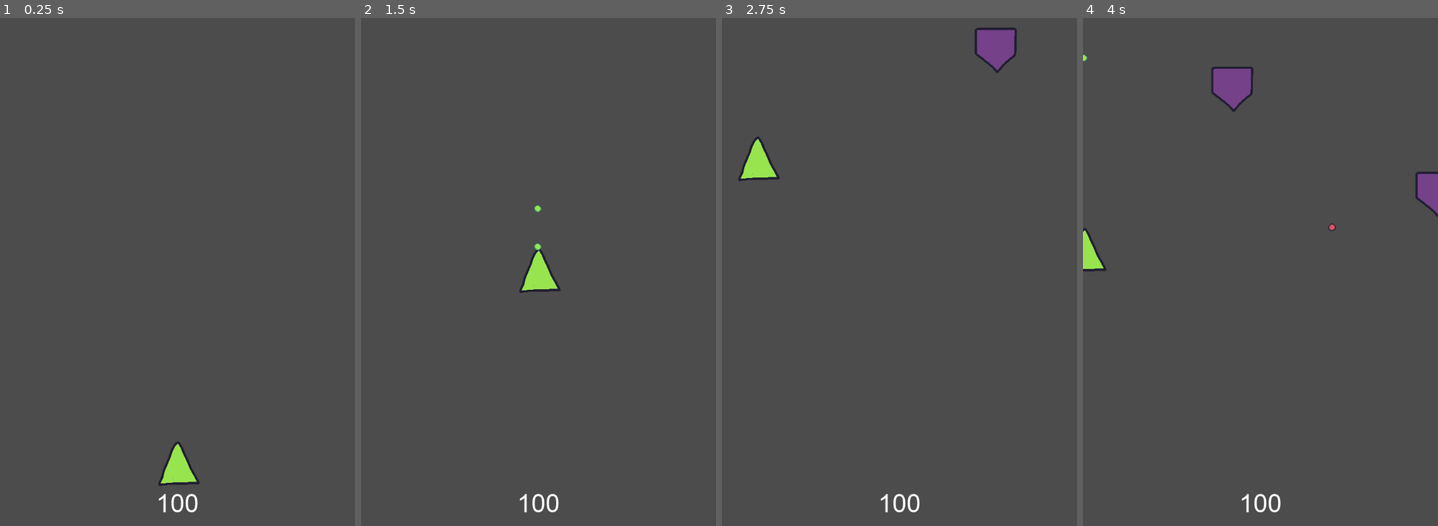
Above: before the commit, frames 1-4 (left to right).
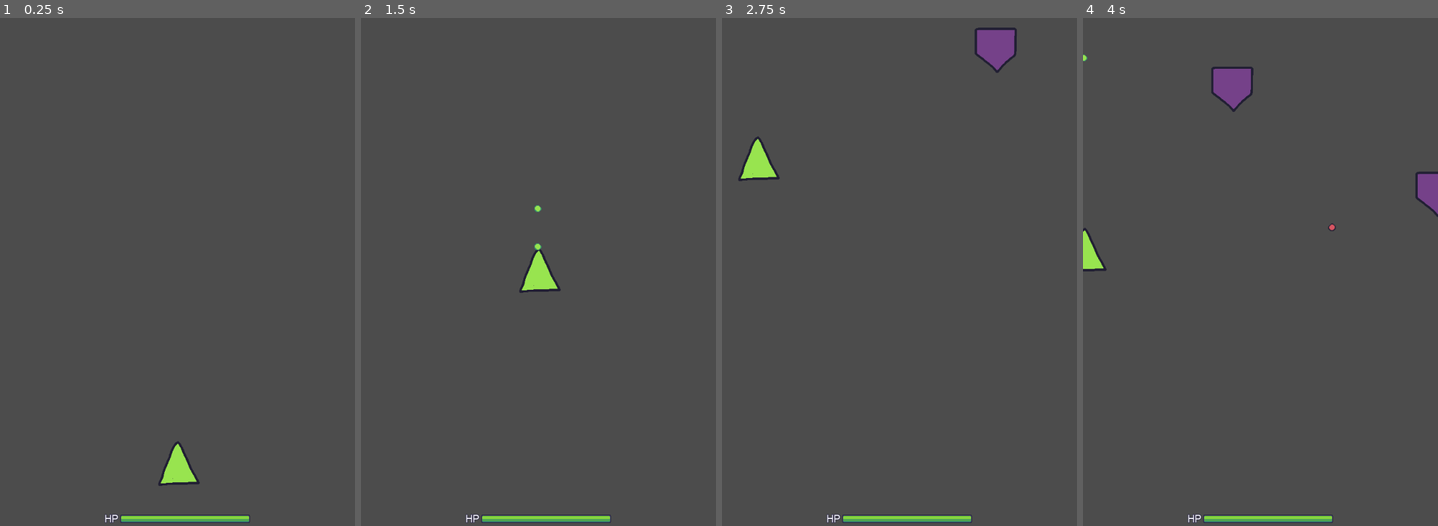
Above: after the commit, the same moments.

Repository: limelier/college-game-design-project
Game: Godot game, scene res://scenes/Main.tscn
Two runs of this game, one before a commit and one after it. Both use one fixed random seed, a clock stepped at 60 frames per second and the inputs below.
Inputs:
- Up to frame 1 (0.25 s): no input
- Up to frame 2 (1.5 s): tap Enter at 0.5 s; hold Up (ui_up) from 0.53 s (still down); tap Z (fire) at 0.6, 1.35 s
- Up to frame 3 (2.75 s): release Up (ui_up) at 2.03 s; hold Left (ui_left) from 2.03 s (still down); tap Z (fire) at 2.1 s
- Up to frame 4 (4 s): tap Z (fire) at 2.85, 3.6 s; release Left (ui_left) at 3.53 s; hold Down (ui_down) from 3.53 s (still down)

The runs differ from the first frame. In frame 1, 0.8% of the frame differs, in the area x 29-71%, y 93-100%; in frame 2, 0.8%; in frame 3, 0.8%; in frame 4, 0.8%.

Commit message:
add health bar

Diff:
--- /dev/null
+++ b/godot-project/scenes/HUD.gd
@@ -0,0 +1,11 @@
+extends MarginContainer
+
+
+
+# Called when the node enters the scene tree for the first time.
+func _ready():
+	pass # Replace with function body.
+
+
+func _on_Player_health_updated(value):
+	$HBoxContainer/HealthContainer/HealthBar.value = value
--- /dev/null
+++ b/godot-project/scenes/HUD.tscn
@@ -0,0 +1,56 @@
+[gd_scene load_steps=6 format=2]
+
+[ext_resource path="res://resources/sprites/health_bar_mid.png" type="Texture" id=1]
+[ext_resource path="res://resources/sprites/health_bar_bg.png" type="Texture" id=2]
+[ext_resource path="res://resources/arial.ttf" type="DynamicFontData" id=3]
+[ext_resource path="res://scenes/HUD.gd" type="Script" id=4]
+
+[sub_resource type="DynamicFont" id=1]
+size = 20
+outline_size = 1
+outline_color = Color( 0.133333, 0.113725, 0.266667, 1 )
+font_data = ExtResource( 3 )
+
+[node name="HUD" type="MarginContainer"]
+anchor_top = 1.0
+anchor_right = 1.0
+anchor_bottom = 1.0
+margin_top = -36.0
+custom_constants/margin_right = 10
+custom_constants/margin_top = 10
+custom_constants/margin_left = 10
+custom_constants/margin_bottom = 10
+script = ExtResource( 4 )
+__meta__ = {
+"_edit_use_anchors_": false
+}
+
+[node name="HBoxContainer" type="HBoxContainer" parent="."]
+margin_left = 10.0
+margin_top = 10.0
+margin_right = 690.0
+margin_bottom = 34.0
+size_flags_vertical = 0
+alignment = 1
+
+[node name="HealthLabel" type="Label" parent="HBoxContainer"]
+margin_left = 196.0
+margin_right = 223.0
+margin_bottom = 24.0
+custom_fonts/font = SubResource( 1 )
+text = "HP"
+
+[node name="HealthContainer" type="CenterContainer" parent="HBoxContainer"]
+margin_left = 227.0
+margin_right = 483.0
+margin_bottom = 24.0
+size_flags_vertical = 3
+
+[node name="HealthBar" type="TextureProgress" parent="HBoxContainer/HealthContainer"]
+margin_top = 4.0
+margin_right = 256.0
+margin_bottom = 20.0
+size_flags_stretch_ratio = 0.0
+value = 100.0
+texture_under = ExtResource( 2 )
+texture_progress = ExtResource( 1 )
--- a/godot-project/scenes/Main.tscn
+++ b/godot-project/scenes/Main.tscn
@@ -1,18 +1,14 @@
-[gd_scene load_steps=7 format=2]
+[gd_scene load_steps=6 format=2]
 
 [ext_resource path="res://scenes/Player.tscn" type="PackedScene" id=1]
 [ext_resource path="res://scripts/Main.gd" type="Script" id=2]
 [ext_resource path="res://scenes/Enemy.tscn" type="PackedScene" id=3]
-[ext_resource path="res://resources/arial.ttf" type="DynamicFontData" id=4]
+[ext_resource path="res://scenes/HUD.tscn" type="PackedScene" id=4]
 
 [sub_resource type="Curve2D" id=1]
 _data = {
 "points": PoolVector2Array( 0, 0, 0, 0, -1.0592, 541.131, 0, 0, 0, 0, 2.11554, 1.41453, 0, 0, 0, 0, 698.985, 6.17673, 0, 0, 0, 0, 695.81, 534.781, 0, 0, 0, 0, 694.222, 534.781 )
 }
-
-[sub_resource type="DynamicFont" id=2]
-size = 50
-font_data = ExtResource( 4 )
 
 [node name="Main" type="Node"]
 script = ExtResource( 2 )
@@ -32,20 +28,10 @@
 wait_time = 2.0
 autostart = true
 
-[node name="Health" type="Label" parent="."]
-anchor_left = 0.5
-anchor_top = 1.0
-anchor_right = 0.5
-anchor_bottom = 1.0
-margin_left = -42.0
-margin_top = -72.7145
-margin_right = 42.0
-margin_bottom = -15.7145
-custom_fonts/font = SubResource( 2 )
-text = "100"
-align = 1
-__meta__ = {
-"_edit_use_anchors_": false
-}
-[connection signal="health_updated" from="Player" to="." method="_on_Player_health_updated"]
+[node name="CanvasLayer" type="CanvasLayer" parent="."]
+layer = 128
+
+[node name="HUD" parent="CanvasLayer" instance=ExtResource( 4 )]
+margin_bottom = 8.0
+[connection signal="health_updated" from="Player" to="CanvasLayer/HUD" method="_on_Player_health_updated"]
 [connection signal="timeout" from="EnemySpawnTimer" to="." method="_on_EnemySpawnTimer_timeout"]
Binary file added: godot-project/resources/sprites/health_bar_bg.png
Not shown, added: godot-project/resources/sprites/health_bar_bg.png.import
Binary file added: godot-project/resources/sprites/health_bar_mid.png
Not shown, added: godot-project/resources/sprites/health_bar_mid.png.import
